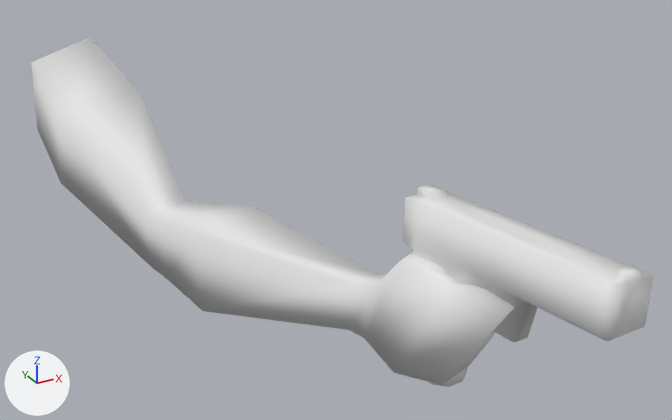
The FBX model Assets/Meshes/arm.fbx, before and after one commit.
Before and after are seen from a 50 mm lens placed at (-0.567, -1.368, 0.308), pointed at (-0.15, -0.61, -0.071). Lighting does not change. The marker at lower left points along +X, +Y and +Z. The first picture is the older version. Where no turn or scale is listed for an object, it has been applied to the vertices. Vertices at exactly the same position are counted once.

The scene before the commit, as lines of its bpy script (objects in view):
```python
me_cube_003 = bpy.data.meshes.new('Cube.003')
me_cube_003.from_pydata(...)  # 135 vertices, 137 faces; spans x -0.355..-0.115, y -0.993..-0.131, z -0.163..0.027
me_cube_003.materials.append(mat_material_001)  # white #e7e7e7
ob_arm = bpy.data.objects.new('arm', me_cube_003)
ob_arm.location = (0.0, 0.0, 0.0)
```
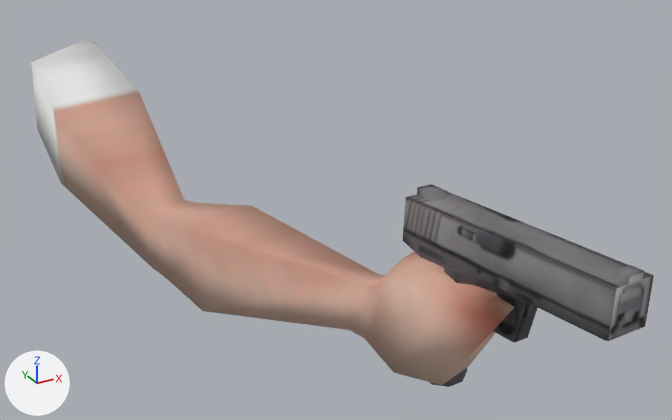
The newer file is also turned or shifted as a whole; pictures and numbers use the older file's frame.

Boxes [x1, y1, x2, y2] around the edits, measured in the pictures (672 x 420 px):
```json
{"object": "arm", "change": "recoloured, surface changed", "before": [33, 80, 654, 387], "after": [33, 80, 654, 387], "on screen": "darker"}
{"part": 1, "of": "me_cube_003", "change": "recoloured", "before": [403, 184, 654, 387], "after": [403, 184, 654, 387], "on screen": "white to grey"}
{"part": 2, "of": "me_cube_003", "change": "recoloured", "before": [349, 251, 515, 385], "after": [349, 251, 515, 385], "on screen": "white to beige"}
{"part": 3, "of": "me_cube_003", "change": "recoloured", "before": [58, 93, 250, 310], "after": [58, 93, 250, 310], "on screen": "white to beige"}
{"part": 4, "of": "me_cube_003", "change": "recoloured", "before": [33, 80, 139, 183], "after": [33, 80, 139, 183]}
{"part": 5, "of": "me_cube_003", "change": "recoloured", "before": [192, 206, 378, 330], "after": [192, 206, 378, 330], "on screen": "white to beige"}
{"part": 6, "of": "me_cube_003", "change": "surface changed", "before": [33, 80, 654, 387], "after": [33, 80, 654, 387], "on screen": "darker"}
```

Scene script edits in JSON lines:
```json
{"op": "add", "block": "img_insan_png", "code": ["img_insan_png = load_image('insan.png', '_unpacked/insan.png', 250, 761, 'sRGB')"]}
{"op": "add", "block": "img_badjamtexture_png", "code": ["img_badjamtexture_png = load_image('badjamtexture.png', '_unpacked/badjamtexture.png', 813, 594, 'sRGB')"]}
{"op": "add", "block": "mat_insan", "code": ["mat_insan = principled_material('insan')", "mat_insan.texture = img_insan_png", "mat_insan.roughness = 1.0"]}
{"op": "add", "block": "mat_binalarminalar", "code": ["mat_binalarminalar = principled_material('BinalarMinalar')", "mat_binalarminalar.texture = img_badjamtexture_png  # with its transparency", "mat_binalarminalar.roughness = 1.0"]}
{"block": "me_cube_003", "where": "me_cube_003.from_pydata(...)  # 135 vertices, 137 faces; spans x -0.355..-0.115, y -0.993..-0.131, z -0.163..0.027"}
{"block": "me_cube_003", "where": "# used by ob_arm; location = (0.0, 0.0, 0.0)"}
{"block": "me_cube_003", "change": "me_cube_003 part 1: 89 of the faces centred in x -0.189..-0.117, y -0.991..-0.783, z -0.136..0.026 switch from mat_material_001 (white #e7e7e7) to mat_binalarminalar (picture img_badjamtexture_png)"}
{"block": "me_cube_003", "change": "me_cube_003 part 2: 27 of the faces centred in x -0.214..-0.135, y -0.873..-0.763, z -0.122..-0.03 switch from mat_material_001 (white #e7e7e7) to mat_insan (picture img_insan_png)"}
{"block": "me_cube_003", "change": "me_cube_003 part 3: 12 of the faces centred in x -0.33..-0.238, y -0.546..-0.37, z -0.16..-0.054 switch from mat_material_001 (white #e7e7e7) to mat_insan (picture img_insan_png)"}
{"block": "me_cube_003", "change": "me_cube_003 part 4: 5 of the faces centred in x -0.353..-0.258, y -0.247..-0.163, z -0.092..0.001 switch from mat_material_001 (white #e7e7e7) to mat_insan (picture img_insan_png)"}
{"block": "me_cube_003", "change": "me_cube_003 part 5: 4 of the faces centred in x -0.255..-0.207, y -0.674..-0.663, z -0.136..-0.067 switch from mat_material_001 (white #e7e7e7) to mat_insan (picture img_insan_png)"}
{"block": "me_cube_003", "change": "me_cube_003 part 6: texture (UV) coordinates of 133 of 137 faces, centred in x -0.353..-0.117, y -0.991..-0.163, z -0.16..0.026, changed; they spanned u 0.0..0.88, v 0.0..1.0 and now span u 0.14..0.82, v 0.1..0.73"}
```
